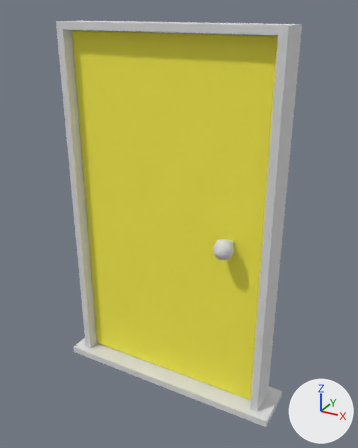
The FBX model Assets/3D Models/Door.FBX: old version first, new version second.
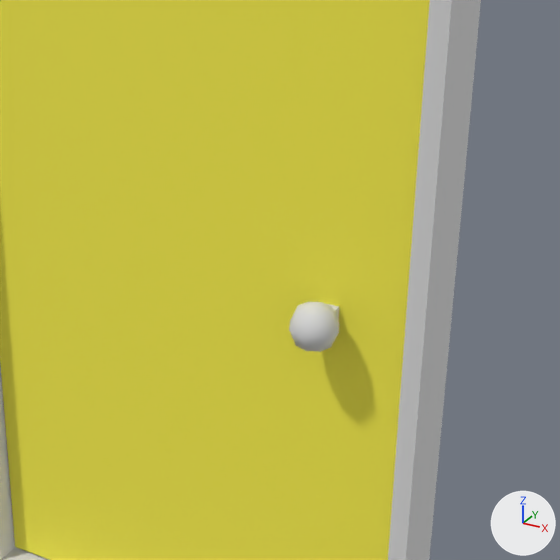
Old and new are each drawn whole from a 50 mm lens placed at (1.32, -2.295, 2.248), pointed at (0.049, 0.016, 1.093) and again close up on the part from 25% to 91% of the width and 25% to 78% of the height. The axes (+X, +Y, +Z) are drawn at lower right. The lights are the same throughout. Where no turn or scale is listed for an object, it has been applied to the vertices.

Before the edit, the objects in view are built like this:
```python
me_mesh = bpy.data.meshes.new('Mesh')
me_mesh.from_pydata(...)  # 24 vertices, 34 faces; spans x -0.72..0.72, y -0.14..0.14, z 0.0..2.17
me_mesh.materials.append(mat_white)  # light grey #dddddd
me_mesh_001 = bpy.data.meshes.new('Mesh.001')
me_mesh_001.from_pydata(...)  # 42 vertices, 68 faces; spans x -0.59..0.59, y -0.17..0.03, z 0.05..2.13
# faces by material slot: [12, 56]
me_mesh_001.materials.append(mat_yellow)  # yellow #fcf34b
me_mesh_001.materials.append(mat_white)  # light grey #dddddd
ob_door = bpy.data.objects.new('Door', me_mesh_001)
ob_door.location = (0.0, 0.0, 0.0)
ob_doorframe = bpy.data.objects.new('DoorFrame', me_mesh)
ob_doorframe.location = (0.0, 0.0, 0.0)
```
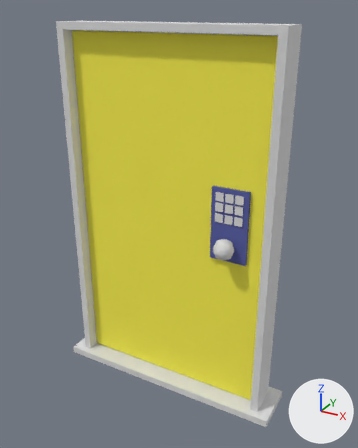
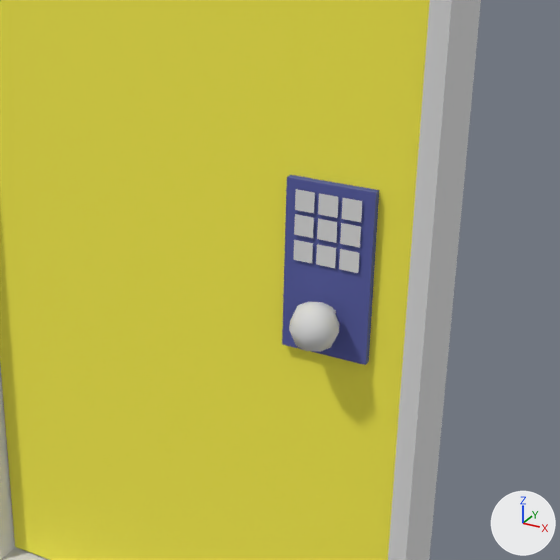
Commit message: Door update

Location of each change, (x1, y1, x2, y2) in pixels of the close-ups (560 x 560 px):
part 1 of me_mesh_001, added: after (282, 175, 379, 365)

Patch to the scene script:
```diff
--- a/Assets/3D Models/Door.FBX.py
+++ b/Assets/3D Models/Door.FBX.py
@@ mat_05___default @@
+mat_05___default = principled_material('05 - Default')
+mat_05___default.base_color = (0.0941, 0.11, 0.373)  # blue #565da4
+mat_05___default.roughness = 0.859
@@ me_mesh_001 @@
 # used by ob_door; location = (0.0, 0.0, 0.0)
-me_mesh_001.from_pydata(...)  # 42 vertices, 68 faces; spans x -0.59..0.59, y -0.17..0.03, z 0.05..2.13
+me_mesh_001.from_pydata(...)  # 86 vertices, 96 faces; spans x -0.59..0.59, y -0.17..0.03, z 0.05..2.13
+# me_mesh_001 part 1
+# 26 vertices are added at x 0.28..0.49, y -0.06..-0.02, z 0.97..1.38
+# 18 new vertices lie (0.0, 0.0, 0.05) away from vertices in x 0.31..0.47, y -0.06, z 1.19..1.31
+# 10 new faces join them, mat_05___default (blue #565da4)
+# 18 new faces join them, mat_white (light grey #dddddd)
 me_mesh_001.materials.append(mat_yellow)
 me_mesh_001.materials.append(mat_white)
+me_mesh_001.materials.append(mat_05___default)  # blue #565da4
```
